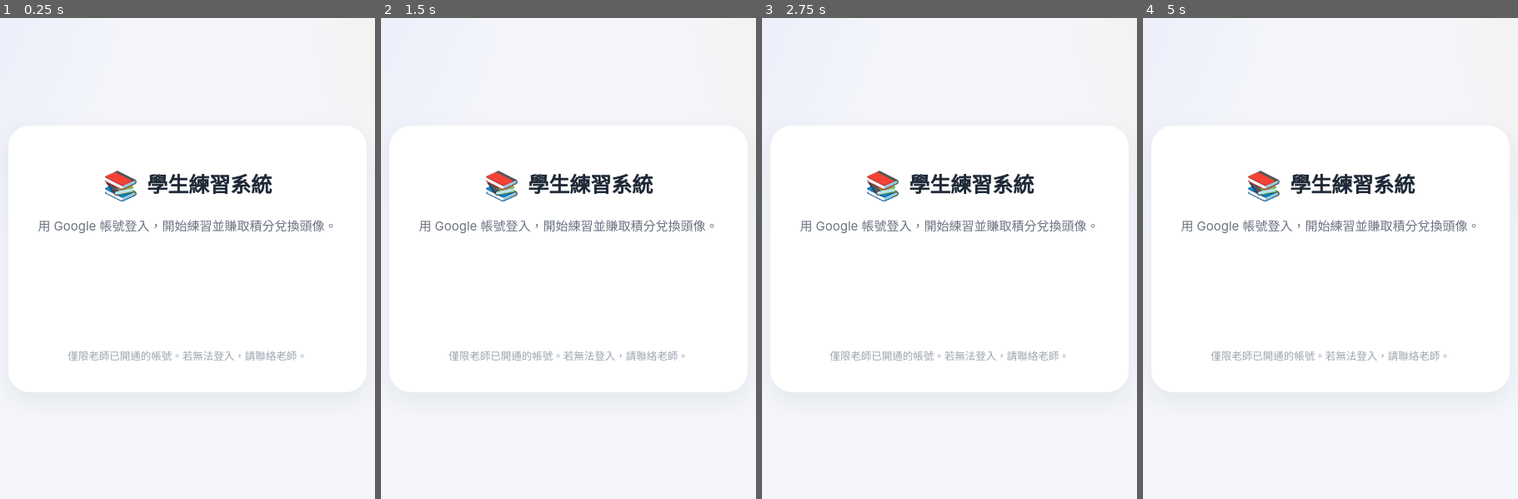
Above: before the commit, frames 1-4 (left to right).
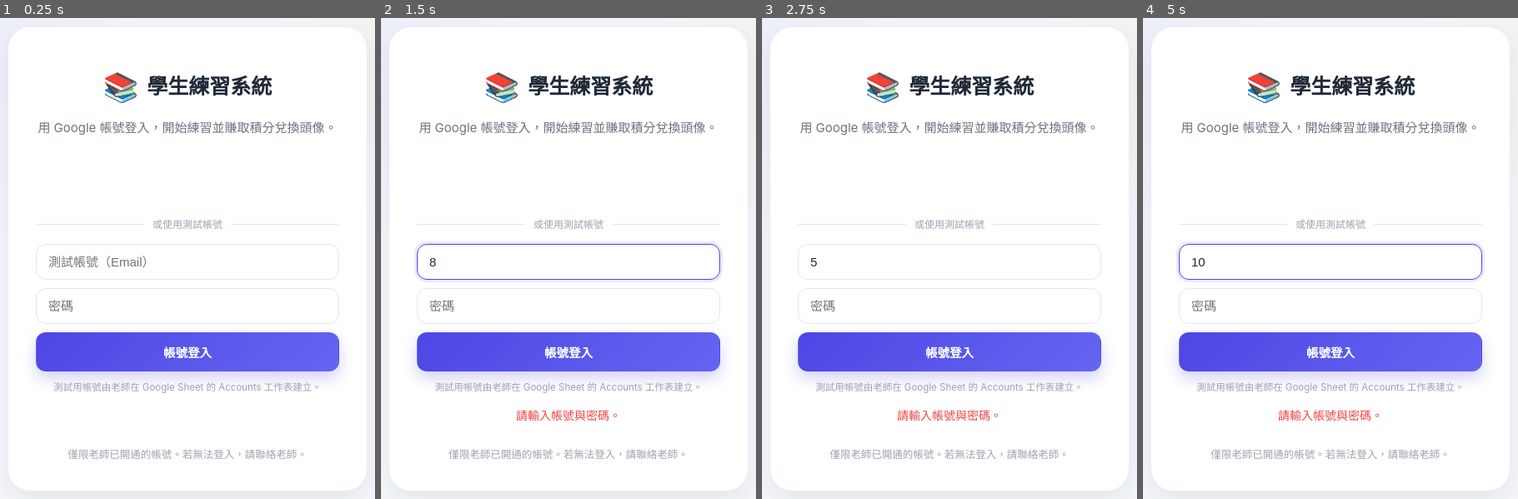
Above: after the commit, the same moments.

Repository: mrcheong200/Practice_Game
Game: browser game, page index.html
The game is run twice, just before and just after one commit, with the same random seed, the same clock (stepped at 60 frames per second) and the same inputs.
Inputs (mouse positions are in pixels of both pictures, inside the frame that each line leads up to):
- Up to frame 1 (0.25 s): no input
- Up to frame 2 (1.5 s): click (568, 263) at 1.27 s; type "8" at 1.27 s; tap Enter at 1.3 s
- Up to frame 3 (2.75 s): click (949, 263) at 1.87 s; type "5" at 1.87 s; tap Enter at 1.9 s; click (949, 306) at 2.47 s
- Up to frame 4 (5 s): click (1330, 263) at 3.07 s; type "9" at 3.07 s; tap Enter at 3.1, 4.3, 4.9 s; click (1330, 349) at 3.67 s, where only the run after the commit has a clickable "帳號登入"; click (1330, 263) at 4.27 s; type "3" at 4.27 s; click (1330, 263) at 4.87 s; type "10" at 4.87 s

The runs differ from the first frame. In frame 1, 14% of the frame differs, in the area x 9-91%, y 11-92%; in frame 2, 14%; in frame 3, 14%; in frame 4, 14%.

Commit message:
Add test account login with credentials from Google Sheet

Diff:
--- a/css/style.css
+++ b/css/style.css
@@ -124,6 +124,44 @@
   margin-top: 24px;
   color: #9ca3af;
   font-size: 12.5px;
+}
+
+.login-test {
+  margin-top: 22px;
+}
+
+.login-divider {
+  display: flex;
+  align-items: center;
+  gap: 10px;
+  margin-bottom: 14px;
+  color: #9ca3af;
+  font-size: 12px;
+}
+
+.login-divider::before,
+.login-divider::after {
+  content: '';
+  flex: 1;
+  height: 1px;
+  background: var(--border);
+}
+
+.login-form {
+  display: flex;
+  flex-direction: column;
+  gap: 10px;
+}
+
+.login-form .btn {
+  width: 100%;
+  padding: 12px 16px;
+}
+
+.login-test-note {
+  margin-top: 10px;
+  color: #9ca3af;
+  font-size: 11.5px;
 }
 
 /* ---------- Top bar ---------- */
--- a/js/app.js
+++ b/js/app.js
@@ -257,6 +257,36 @@
     const buttonWrap = h('div', { class: 'google-btn' });
     const messageEl = h('p', { class: 'login-msg', id: 'login-msg', text: message || '' });
 
+    const testBlock = (window.CONFIG && window.CONFIG.TEST_LOGIN)
+      ? h('div', { class: 'login-test' },
+        h('div', { class: 'login-divider' }, h('span', { text: '或使用測試帳號' })),
+        h('form', {
+          class: 'login-form',
+          onsubmit: function (event) {
+            event.preventDefault();
+            submitAccountLogin(event.currentTarget, messageEl);
+          }
+        },
+          h('input', {
+            class: 'text-input',
+            name: 'email',
+            type: 'text',
+            placeholder: '測試帳號（Email）',
+            autocomplete: 'username'
+          }),
+          h('input', {
+            class: 'text-input',
+            name: 'password',
+            type: 'password',
+            placeholder: '密碼',
+            autocomplete: 'current-password'
+          }),
+          h('button', { class: 'btn primary', type: 'submit' }, '帳號登入')
+        ),
+        h('p', { class: 'login-test-note', text: '測試用帳號由老師在 Google Sheet 的 Accounts 工作表建立。' })
+      )
+      : null;
+
     const card = h('div', { class: 'login-card' },
       h('div', { class: 'login-brand' },
         h('span', { class: 'login-logo', text: '📚' }),
@@ -264,6 +294,7 @@
       ),
       h('p', { class: 'login-sub', text: '用 Google 帳號登入，開始練習並賺取積分兌換頭像。' }),
       buttonWrap,
+      testBlock,
       messageEl,
       h('p', { class: 'login-note', text: '僅限老師已開通的帳號。若無法登入，請聯絡老師。' })
     );
@@ -273,6 +304,34 @@
     window.Auth.mountLoginButton(buttonWrap, onGoogleCredential, function (text) {
       messageEl.textContent = text;
     });
+  }
+
+  async function submitAccountLogin(form, messageEl) {
+    const emailInput = form.querySelector('input[name="email"]');
+    const passwordInput = form.querySelector('input[name="password"]');
+    const submitButton = form.querySelector('button[type="submit"]');
+    const email = emailInput ? emailInput.value.trim() : '';
+    const password = passwordInput ? passwordInput.value : '';
+
+    if (!email || !password) {
+      messageEl.textContent = '請輸入帳號與密碼。';
+      return;
+    }
+
+    if (submitButton) submitButton.disabled = true;
+    messageEl.textContent = '登入中，請稍候…';
+
+    try {
+      const data = await window.API.call('login/account', { email: email, password: password });
+      window.API.setToken(data.token);
+      loginMessage = '';
+      await loadMe();
+      messageEl.textContent = '';
+      navigate('#/home');
+    } catch (err) {
+      messageEl.textContent = err.message;
+      if (submitButton) submitButton.disabled = false;
+    }
   }
 
   async function onGoogleCredential(response) {
--- a/js/config.js
+++ b/js/config.js
@@ -14,6 +14,9 @@
   API_MODE: 'post',
   SITE_NAME: '學生練習系統',
 
+  /* 測試用帳號登入表單；正式使用時改為 false 即可隱藏。 */
+  TEST_LOGIN: true,
+
   /* 對戰角色：PLAYER_ 留空時使用登入學生的名字與已裝備頭像。 */
   BATTLE: {
     ENEMY_NAME: '大木博士',
